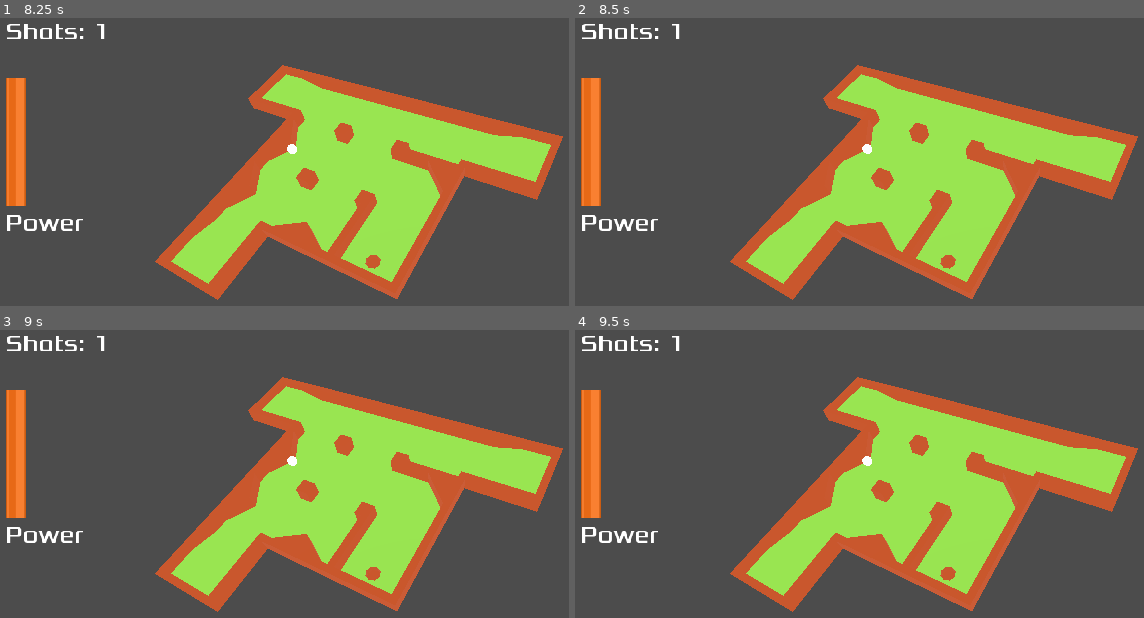
Above: before the commit, frames 1-4 (two rows, left to right).
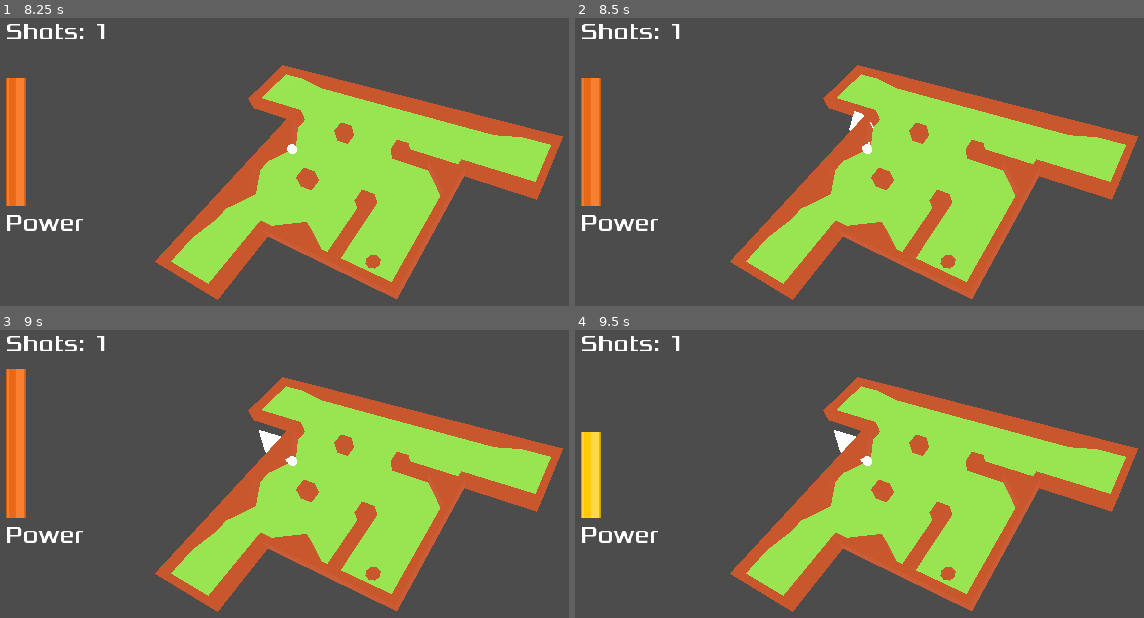
Above: after the commit, the same moments.

Repository: hiperlogic/3D_Minigolf
Game: Godot game, scene res://Main.tscn
Two runs of this game, one before a commit and one after it. Both use one fixed random seed, a clock stepped at 60 frames per second and the inputs below. The project has no main scene, so this scene is started directly.
Inputs (mouse positions are in pixels of both pictures, inside the frame that each line leads up to):
- Up to frame 1 (8.25 s): move the mouse to (563, 213) at 0.52 s; press the mouse at (563, 213) at 0.53 s; move the mouse to (227, 259) at 1.27 s; release the mouse at (227, 259) at 1.28 s; click (227, 259) at 1.35 s; move the mouse to (472, 133) at 2.02 s; press the mouse at (472, 133) at 2.03 s; tap Enter at 2.75, 5.75, 7.25 s; move the mouse to (outside the picture) at 2.77 s; release the mouse at (outside the picture) at 2.78 s; click (outside the picture) at 2.85 s; move the mouse to (outside the picture) at 3.52 s; press the mouse at (outside the picture) at 3.53 s; tap Space at 4.25, 6.5, 8 s; move the mouse to (147, 164) at 4.27 s; release the mouse at (147, 164) at 4.28 s; click (147, 164) at 4.35 s; move the mouse to (432, 236) at 5.02 s; press the mouse at (432, 236) at 5.03 s; move the mouse to (267, 118) at 5.77 s; release the mouse at (267, 118) at 5.78 s; click (267, 118) at 5.85 s; move the mouse to (563, 213) at 6.52 s; press the mouse at (563, 213) at 6.53 s; move the mouse to (227, 259) at 7.27 s; release the mouse at (227, 259) at 7.28 s; click (227, 259) at 7.35 s; move the mouse to (472, 133) at 8.02 s; press the mouse at (472, 133) at 8.03 s
- Up to frame 2 (8.5 s): no input
- Up to frame 3 (9 s): move the mouse to (outside the picture) at 8.77 s; release the mouse at (outside the picture) at 8.78 s; click (outside the picture) at 8.85 s
- Up to frame 4 (9.5 s): no input

Frame 1 is identical in both runs. In frame 2, less than 0.1% of the frame differs, in the area x 48-53%, y 32-45%; in frame 3, 0.4%; in frame 4, 1.7%, in the area x 1-51%, y 20-66%.

Commit message:
It was winning directly! Fixed!

Diff:
--- a/Main.gd
+++ b/Main.gd
@@ -75,3 +75,16 @@
 		angle_change = -1
 	if $Arrow.rotation.y < -PI/2:
 		angle_change = 1
+
+
+
+func _on_Hole_body_entered(body):
+	if body.name == 'Ball':
+		print("Win!")
+		change_state(WIN)
+	pass # Replace with function body.
+
+
+func _on_Ball_stopped():
+	if state == SHOOT:
+		change_state(SET_ANGLE)
--- a/Main.tscn
+++ b/Main.tscn
@@ -51,3 +51,6 @@
 transform = Transform( 0.99759, 0.0693908, 0, -0.0692945, 0.996204, -0.0526845, -0.00365582, 0.0525575, 0.998611, -2.59716, 1.47307, 2.77537 )
 
 [node name="UI" parent="." instance=ExtResource( 4 )]
+
+[connection signal="body_entered" from="Hole" to="." method="_on_Hole_body_entered"]
+[connection signal="stopped" from="Ball" to="." method="_on_Ball_stopped"]
